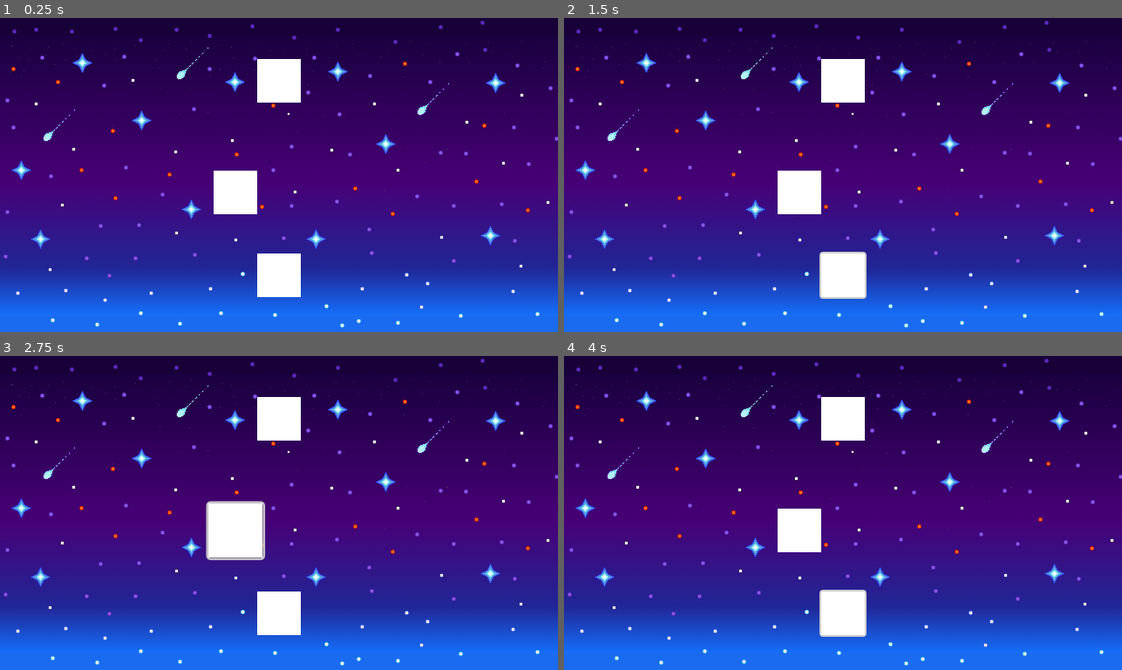
Above: before the commit, frames 1-4 (two rows, left to right).
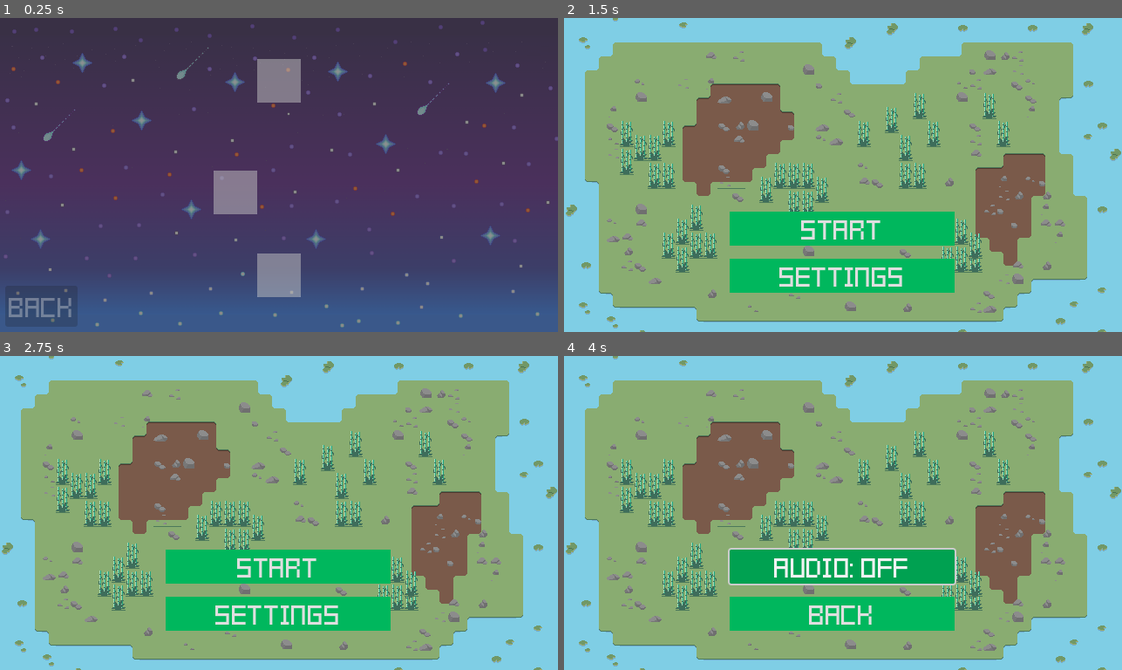
Above: after the commit, the same moments.

Repository: Hyper-Burner/GMTK-Game-Jam-2024
Game: Godot game, scene res://Menu_Scenes/planets.tscn
Two runs of this game, one before a commit and one after it. Both use one fixed random seed, a clock stepped at 60 frames per second and the inputs below. This scene is started directly instead of the project's main scene.
Inputs (mouse positions are in pixels of both pictures, inside the frame that each line leads up to):
- Up to frame 1 (0.25 s): no input
- Up to frame 2 (1.5 s): click (843, 275) at 0.5 s; click (603, 306) at 1.25 s, where only the run after the commit has a clickable "Back"
- Up to frame 3 (2.75 s): click (234, 531) at 2.02 s
- Up to frame 4 (4 s): click (843, 613) at 2.75 s, where only the run after the commit has a clickable "Settings"; click (843, 566) at 3.5 s, where only the run after the commit has a clickable "Audio: ON"

The runs differ from the first frame. In frame 1, 100% of the frame differs, in the area x 0-100%, y 0-100%; in frame 2, 100%; in frame 3, 100%; in frame 4, 100%.

Commit message:
Created Transition from Menu to Planet Select Screen

Diff:
--- /dev/null
+++ b/Menu_Scenes/background.gd
@@ -0,0 +1,7 @@
+extends Sprite2D
+
+func _ready() -> void:
+	modulate.a = 0
+	while modulate.a < 1:
+		await get_tree().create_timer(0.01).timeout
+		modulate.a += 0.025
--- a/Menu_Scenes/menu.tscn
+++ b/Menu_Scenes/menu.tscn
@@ -1,6 +1,8 @@
-[gd_scene load_steps=16 format=4 uid="uid://fyvulanq1c5f"]
-
+[gd_scene load_steps=17 format=4 uid="uid://fyvulanq1c5f"]
+
+[ext_resource type="Theme" uid="uid://b51f4yt0bjl4k" path="res://Menu_Scenes/menu_buttons.tres" id="1_6pq4o"]
 [ext_resource type="FontFile" uid="uid://bed4hftcfp2ty" path="res://Fonts/Kenney Pixel Square.ttf" id="1_omcv3"]
+[ext_resource type="Script" path="res://Menu_Scenes/start_button.gd" id="2_l8evg"]
 [ext_resource type="Script" path="res://Menu_Scenes/settings_button.gd" id="2_ne3fu"]
 [ext_resource type="Texture2D" uid="uid://bssr4eb532qd1" path="res://Tilemap/Planet1_Tiles.png" id="3_abekh"]
 [ext_resource type="Texture2D" uid="uid://laekfo72yn3e" path="res://Tilemap/Planet1_GreenBamboo.png" id="4_dfkvg"]
@@ -20,8 +22,6 @@
 Button/styles/hover = SubResource("StyleBoxFlat_7se6u")
 Button/styles/normal = SubResource("StyleBoxFlat_jf00x")
 Button/styles/pressed = SubResource("StyleBoxFlat_thh1r")
-
-[sub_resource type="Theme" id="Theme_jfyj7"]
 
 [sub_resource type="TileSetAtlasSource" id="TileSetAtlasSource_u742a"]
 texture = ExtResource("3_abekh")
@@ -183,39 +183,44 @@
 anchors_preset = 0
 theme = SubResource("Theme_sr45m")
 
-[node name="Camera" type="Camera2D" parent="."]
-
-[node name="VBoxContainer" type="VBoxContainer" parent="."]
+[node name="Screen" type="Node2D" parent="."]
+
+[node name="VBoxContainer" type="VBoxContainer" parent="Screen"]
 z_index = 2
 z_as_relative = false
-layout_mode = 1
 offset_left = -130.0
 offset_right = 128.0
 offset_bottom = 178.0
 theme_override_constants/separation = 15
 alignment = 1
 
-[node name="StartButton" type="Button" parent="VBoxContainer"]
+[node name="StartButton" type="Button" parent="Screen/VBoxContainer"]
+z_index = 3
 layout_mode = 2
-theme = SubResource("Theme_jfyj7")
+theme = ExtResource("1_6pq4o")
 theme_override_fonts/font = ExtResource("1_omcv3")
 theme_override_font_sizes/font_size = 25
 text = "Start"
-
-[node name="SettingsButton" type="Button" parent="VBoxContainer"]
+script = ExtResource("2_l8evg")
+
+[node name="SettingsButton" type="Button" parent="Screen/VBoxContainer"]
 layout_mode = 2
+theme = ExtResource("1_6pq4o")
 theme_override_fonts/font = ExtResource("1_omcv3")
 theme_override_font_sizes/font_size = 25
 text = "Settings"
 script = ExtResource("2_ne3fu")
 
-[node name="TileMapLayer_Back" type="TileMapLayer" parent="."]
+[node name="TileMapLayer_Back" type="TileMapLayer" parent="Screen"]
 tile_map_data = PackedByteArray("AAD+//v/AAAEAAEAAAD///v/AAAEAAEAAAAAAPz/AAAEAAEAAAABAPz/AAAEAAEAAAACAPz/AAAEAAEAAAADAP …(15280 unchanged characters)…
 tile_set = SubResource("TileSet_ef0c2")
 
-[node name="TileMapLayer_Front" type="TileMapLayer" parent="."]
+[node name="TileMapLayer_Front" type="TileMapLayer" parent="Screen"]
 z_index = 1
 tile_map_data = PackedByteArray("AADz//z/AAAAAAAAAADy//7/AAAAAAEAAAD8/wEAAAAAAAAAAAD8/wIAAAAAAAEAAAD9////AAAAAAAAAAD9/w …(2336 unchanged characters)…
 tile_set = SubResource("TileSet_8e6lc")
 
-[connection signal="button_down" from="VBoxContainer/SettingsButton" to="VBoxContainer/SettingsButton" method="_on_button_down"]
+[node name="Camera" type="Camera2D" parent="."]
+
+[connection signal="button_down" from="Screen/VBoxContainer/StartButton" to="Screen/VBoxContainer/StartButton" method="_on_button_down"]
+[connection signal="button_down" from="Screen/VBoxContainer/SettingsButton" to="Screen/VBoxContainer/SettingsButton" method="_on_button_down"]
--- /dev/null
+++ b/Menu_Scenes/menu_buttons.tres
@@ -0,0 +1,16 @@
+[gd_resource type="Theme" load_steps=4 format=3 uid="uid://b51f4yt0bjl4k"]
+
+[sub_resource type="StyleBoxFlat" id="StyleBoxFlat_7se6u"]
+bg_color = Color(2.74345e-06, 0.629811, 0.316993, 1)
+
+[sub_resource type="StyleBoxFlat" id="StyleBoxFlat_jf00x"]
+bg_color = Color(0, 0.718248, 0.36471, 1)
+
+[sub_resource type="StyleBoxFlat" id="StyleBoxFlat_thh1r"]
+bg_color = Color(0, 0.4516, 0.220188, 1)
+
+[resource]
+Button/styles/focus = null
+Button/styles/hover = SubResource("StyleBoxFlat_7se6u")
+Button/styles/normal = SubResource("StyleBoxFlat_jf00x")
+Button/styles/pressed = SubResource("StyleBoxFlat_thh1r")
--- a/Menu_Scenes/planets.tscn
+++ b/Menu_Scenes/planets.tscn
@@ -1,9 +1,12 @@
-[gd_scene load_steps=6 format=3 uid="uid://b1smqaws00mlt"]
+[gd_scene load_steps=9 format=3 uid="uid://b1smqaws00mlt"]
 
 [ext_resource type="Texture2D" uid="uid://qorvn2r6tod" path="res://Menu_Scenes/Space.png" id="1_d7nhb"]
 [ext_resource type="Script" path="res://Menu_Scenes/planet_1.gd" id="1_jem8u"]
 [ext_resource type="Script" path="res://Menu_Scenes/planet_2.gd" id="2_j4f7t"]
+[ext_resource type="Script" path="res://Menu_Scenes/background.gd" id="2_rjxao"]
+[ext_resource type="FontFile" uid="uid://bed4hftcfp2ty" path="res://Fonts/Kenney Pixel Square.ttf" id="3_4b4ns"]
 [ext_resource type="Script" path="res://Menu_Scenes/planet_3.gd" id="3_33u3a"]
+[ext_resource type="Script" path="res://Menu_Scenes/back_button.gd" id="4_sot8i"]
 
 [sub_resource type="CanvasTexture" id="CanvasTexture_nvjby"]
 
@@ -13,10 +16,19 @@
 
 [node name="Background" type="Sprite2D" parent="."]
 texture = ExtResource("1_d7nhb")
+script = ExtResource("2_rjxao")
 
-[node name="Camera" type="Camera2D" parent="."]
+[node name="BackButton" type="Button" parent="Background"]
+offset_left = -314.0
+offset_top = 127.0
+offset_right = -231.0
+offset_bottom = 174.0
+theme_override_fonts/font = ExtResource("3_4b4ns")
+theme_override_font_sizes/font_size = 25
+text = "Back"
+script = ExtResource("4_sot8i")
 
-[node name="Planet1" type="Button" parent="Camera"]
+[node name="Planet1" type="Button" parent="Background"]
 offset_left = -25.0
 offset_top = 90.0
 offset_right = 25.0
@@ -24,13 +36,13 @@
 pivot_offset = Vector2(25, 25)
 script = ExtResource("1_jem8u")
 
-[node name="Planet1_Sprite" type="Sprite2D" parent="Camera/Planet1"]
+[node name="Planet1_Sprite" type="Sprite2D" parent="Background/Planet1"]
 position = Vector2(2.86102e-06, 8.22544e-06)
 scale = Vector2(50, 50)
 texture = SubResource("CanvasTexture_nvjby")
 centered = false
 
-[node name="Planet2" type="Button" parent="Camera"]
+[node name="Planet2" type="Button" parent="Background"]
 offset_left = -75.0
 offset_top = -5.0
 offset_right = -25.0
@@ -38,13 +50,13 @@
 pivot_offset = Vector2(25, 25)
 script = ExtResource("2_j4f7t")
 
-[node name="Planet2_Sprite" type="Sprite2D" parent="Camera/Planet2"]
+[node name="Planet2_Sprite" type="Sprite2D" parent="Background/Planet2"]
 position = Vector2(2.86102e-06, 8.22544e-06)
 scale = Vector2(50, 50)
 texture = SubResource("CanvasTexture_nvjby")
 centered = false
 
-[node name="Planet3" type="Button" parent="Camera"]
+[node name="Planet3" type="Button" parent="Background"]
 offset_left = -25.0
 offset_top = -133.0
 offset_right = 25.0
@@ -52,15 +64,18 @@
 pivot_offset = Vector2(25, 25)
 script = ExtResource("3_33u3a")
 
-[node name="Planet3_Sprite" type="Sprite2D" parent="Camera/Planet3"]
+[node name="Planet3_Sprite" type="Sprite2D" parent="Background/Planet3"]
 position = Vector2(2.86102e-06, 8.22544e-06)
 scale = Vector2(50, 50)
 texture = SubResource("CanvasTexture_nvjby")
 centered = false
 
-[connection signal="mouse_entered" from="Camera/Planet1" to="Camera/Planet1" method="_on_mouse_entered"]
-[connection signal="mouse_exited" from="Camera/Planet1" to="Camera/Planet1" method="_on_mouse_exited"]
-[connection signal="mouse_entered" from="Camera/Planet2" to="Camera/Planet2" method="_on_mouse_entered"]
-[connection signal="mouse_exited" from="Camera/Planet2" to="Camera/Planet2" method="_on_mouse_exited"]
-[connection signal="mouse_entered" from="Camera/Planet3" to="Camera/Planet3" method="_on_mouse_entered"]
-[connection signal="mouse_exited" from="Camera/Planet3" to="Camera/Planet3" method="_on_mouse_exited"]
+[node name="Camera" type="Camera2D" parent="."]
+
+[connection signal="button_down" from="Background/BackButton" to="Background/BackButton" method="_on_button_down"]
+[connection signal="mouse_entered" from="Background/Planet1" to="Background/Planet1" method="_on_mouse_entered"]
+[connection signal="mouse_exited" from="Background/Planet1" to="Background/Planet1" method="_on_mouse_exited"]
+[connection signal="mouse_entered" from="Background/Planet2" to="Background/Planet2" method="_on_mouse_entered"]
+[connection signal="mouse_exited" from="Background/Planet2" to="Background/Planet2" method="_on_mouse_exited"]
+[connection signal="mouse_entered" from="Background/Planet3" to="Background/Planet3" method="_on_mouse_entered"]
+[connection signal="mouse_exited" from="Background/Planet3" to="Background/Planet3" method="_on_mouse_exited"]
--- a/Menu_Scenes/settings.tscn
+++ b/Menu_Scenes/settings.tscn
@@ -1,26 +1,12 @@
-[gd_scene load_steps=17 format=4 uid="uid://1pq5vhk6o3e4"]
+[gd_scene load_steps=14 format=4 uid="uid://1pq5vhk6o3e4"]
 
 [ext_resource type="FontFile" uid="uid://bed4hftcfp2ty" path="res://Fonts/Kenney Pixel Square.ttf" id="1_bodm4"]
+[ext_resource type="Theme" uid="uid://b51f4yt0bjl4k" path="res://Menu_Scenes/menu_buttons.tres" id="1_raxhq"]
 [ext_resource type="Script" path="res://Menu_Scenes/back_button.gd" id="2_2rdky"]
 [ext_resource type="Script" path="res://Menu_Scenes/audio.gd" id="2_78ks7"]
 [ext_resource type="Texture2D" uid="uid://bssr4eb532qd1" path="res://Tilemap/Planet1_Tiles.png" id="4_6jxeu"]
 [ext_resource type="Texture2D" uid="uid://laekfo72yn3e" path="res://Tilemap/Planet1_GreenBamboo.png" id="5_7d6fl"]
 [ext_resource type="Texture2D" uid="uid://cxb522ga5y3iy" path="res://Tilemap/Planet1_Rocks.png" id="6_digr3"]
-
-[sub_resource type="StyleBoxFlat" id="StyleBoxFlat_7se6u"]
-bg_color = Color(2.74345e-06, 0.629811, 0.316993, 1)
-
-[sub_resource type="StyleBoxFlat" id="StyleBoxFlat_jf00x"]
-bg_color = Color(0, 0.718248, 0.36471, 1)
-
-[sub_resource type="StyleBoxFlat" id="StyleBoxFlat_thh1r"]
-bg_color = Color(0, 0.4516, 0.220188, 1)
-
-[sub_resource type="Theme" id="Theme_sr45m"]
-Button/styles/focus = null
-Button/styles/hover = SubResource("StyleBoxFlat_7se6u")
-Button/styles/normal = SubResource("StyleBoxFlat_jf00x")
-Button/styles/pressed = SubResource("StyleBoxFlat_thh1r")
 
 [sub_resource type="Theme" id="Theme_jfyj7"]
 
@@ -182,7 +168,7 @@
 [node name="Settings" type="Control"]
 layout_mode = 3
 anchors_preset = 0
-theme = SubResource("Theme_sr45m")
+theme = ExtResource("1_raxhq")
 
 [node name="Camera" type="Camera2D" parent="."]
 
--- /dev/null
+++ b/Menu_Scenes/start_button.gd
@@ -0,0 +1,12 @@
+extends Button
+
+func _on_button_down() -> void:
+	var screenNode = get_parent().get_parent()
+	var settingsButton = get_parent().get_children().filter(func(child):
+		return child != self)
+	settingsButton[0].disabled = true
+	disabled = true
+	while screenNode.modulate.a > 0:
+		await get_tree().create_timer(0.01).timeout
+		screenNode.modulate.a -= 0.025
+	get_tree().change_scene_to_file("res://Menu_Scenes/planets.tscn")
